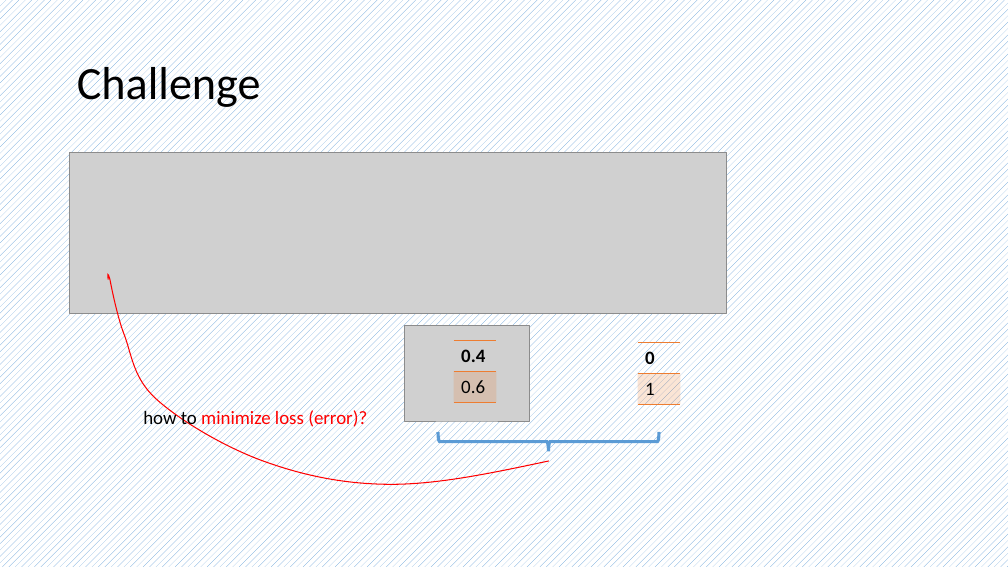
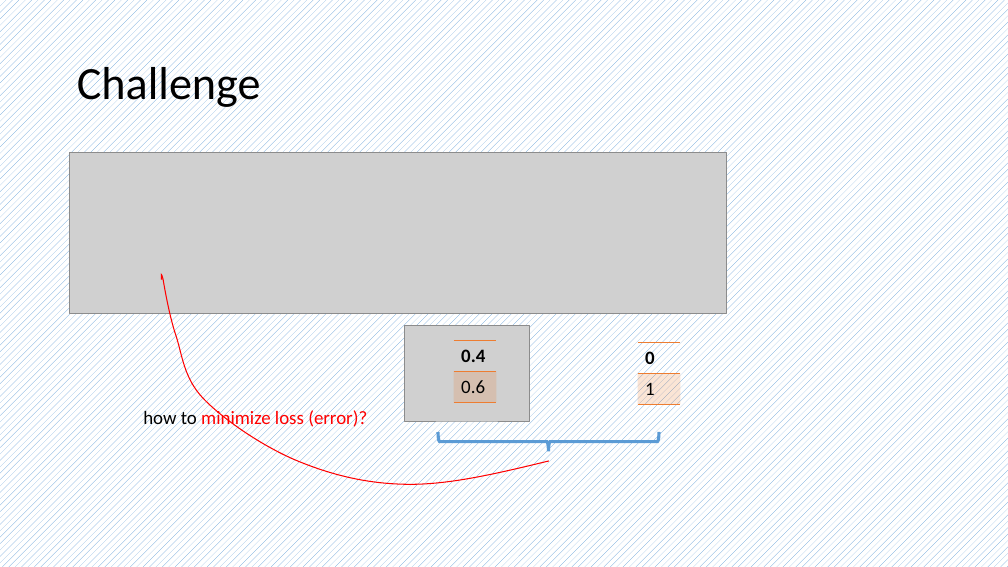
Before and after one commit to frankwxu/AI4DigitalForensics, a slide deck: slide 5 of CYFI445/lectures/05_binary_classification_1_to_1/binary_classification.pptx. Drawn at 1008x567 pixels with LibreOffice and Linux fonts; fonts in the diff are those of the drawing; grey boxes stand for pictures; background and template pictures are left out. Boxes give left, top, right and bottom in pixels: in the first picture for what was removed or moved away, otherwise in the second. Text is boxed around its words. In the diff, an @@ line names an element or a change of style, - is before the commit and + after.

```diff
--- a/CYFI445/lectures/05_binary_classification_1_to_1/binary_classification.pptx
+++ b/CYFI445/lectures/05_binary_classification_1_to_1/binary_classification.pptx
@@ freeform shape: place and size @@
-freeform shape at bbox=[108, 274, 549, 485]
+freeform shape at bbox=[161, 274, 549, 485]
```
Also in this commit, not shown: 3 other slides changed, 1 other file.
